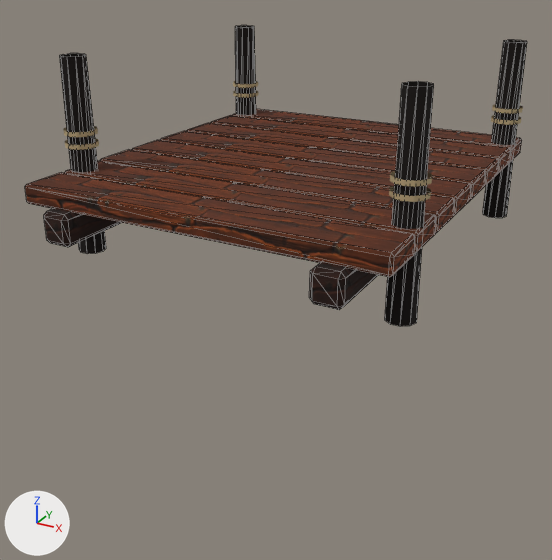
Two versions of the glTF model art/source/architecture/timber-dock.glb, one commit apart.
The view is the same before and after, from a 50 mm camera at (2.05, -4.11, 1.33) aimed at (-0.08, -0.24, -0.6). Every picture has the same lights, and +X, +Y and +Z are marked at lower left. The picture after the commit comes second. Mesh edges are drawn as thin lines on the coarser meshes. Vertices at exactly the same position are counted once.

In view in the first picture: 'timber-dock|3dtextures-aged-wood', 'timber-dock|3dtextures-oiled-wood', 'timber-dock|twisted-flax-rope'.
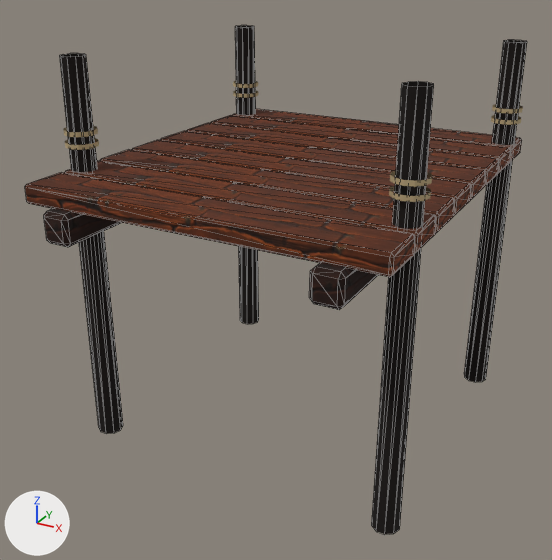
Location of each change, [x1, y1, x2, y2] in pixels of the pictures (552 x 560 px; the box of a moved part takes in the faces that stretch with it):
'timber-dock|3dtextures-oiled-wood', reshaped (69% taller): before [44, 25, 527, 326]; after [44, 25, 527, 534]
part 1 of me_cube_249, moved or reshaped: before [483, 40, 527, 218]; after [464, 40, 527, 382]
part 2 of me_cube_249, moved or reshaped: before [385, 81, 434, 326]; after [372, 81, 434, 534]
part 3 of me_cube_249, moved or reshaped: before [235, 25, 256, 115]; after [235, 25, 259, 324]
part 4 of me_cube_249, moved or reshaped: before [60, 53, 106, 254]; after [60, 53, 123, 434]

Diff of the bpy script that builds the scene:
```diff
--- a/art/source/architecture/timber-dock.glb.py
+++ b/art/source/architecture/timber-dock.glb.py
@@ me_cube_249 @@
 # used by ob_timber_dock_3dtextures_oiled_wood; location = (0.0, 0.0, 0.0)
-me_cube_249.from_pydata(...)  # 128 vertices, 168 faces; spans x -1.05..1.05, y -1.38..1.17, z -0.34..0.79
+me_cube_249.from_pydata(...)  # 128 vertices, 168 faces; spans x -1.05..1.05, y -1.38..1.17, z -1.6..0.79
+# me_cube_249 part 1: all 10 vertices in x 0.89..1.05, y 0.82..0.98, z -0.34 are moved by (0.0, 0.0, -1.27)
+# me_cube_249 part 2: all 10 vertices in x 0.89..1.05, y -0.98..-0.82, z -0.34 are moved by (0.0, 0.0, -1.27)
+# me_cube_249 part 3: all 10 vertices in x -1.05..-0.89, y 0.82..0.98, z -0.34 are moved by (0.0, 0.0, -1.27)
+# me_cube_249 part 4: all 10 vertices in x -1.05..-0.89, y -0.98..-0.82, z -0.34 are moved by (0.0, 0.0, -1.27)
 me_cube_249.materials.append(mat_3dtextures_oiled_wood)
```
